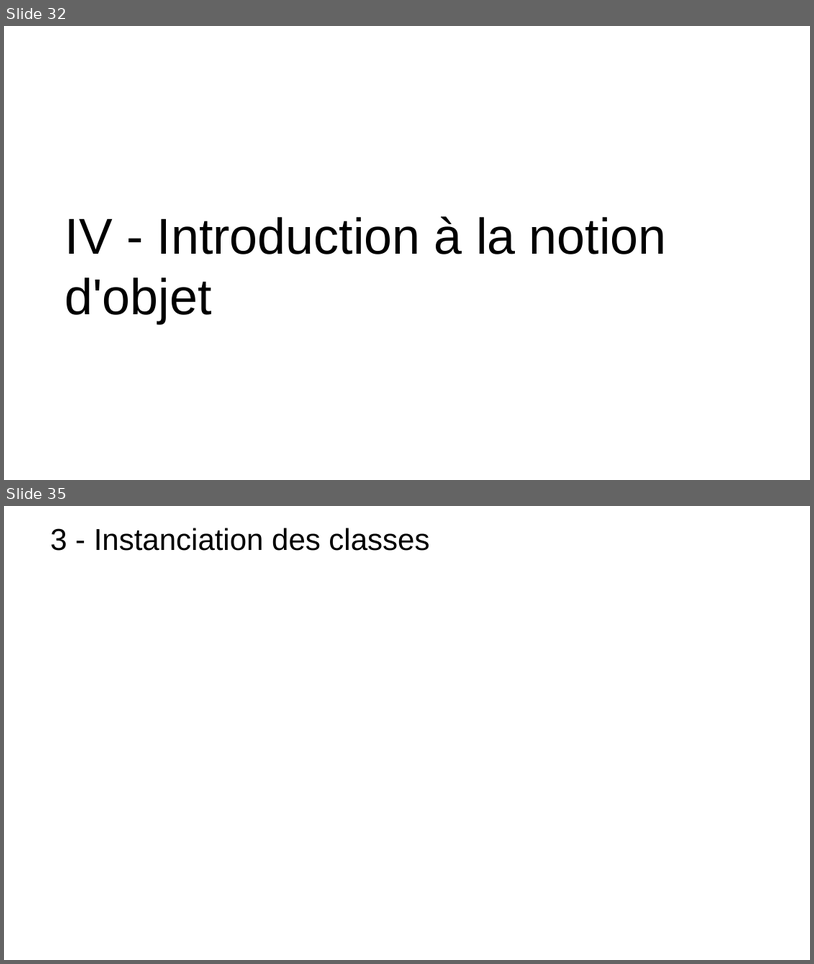
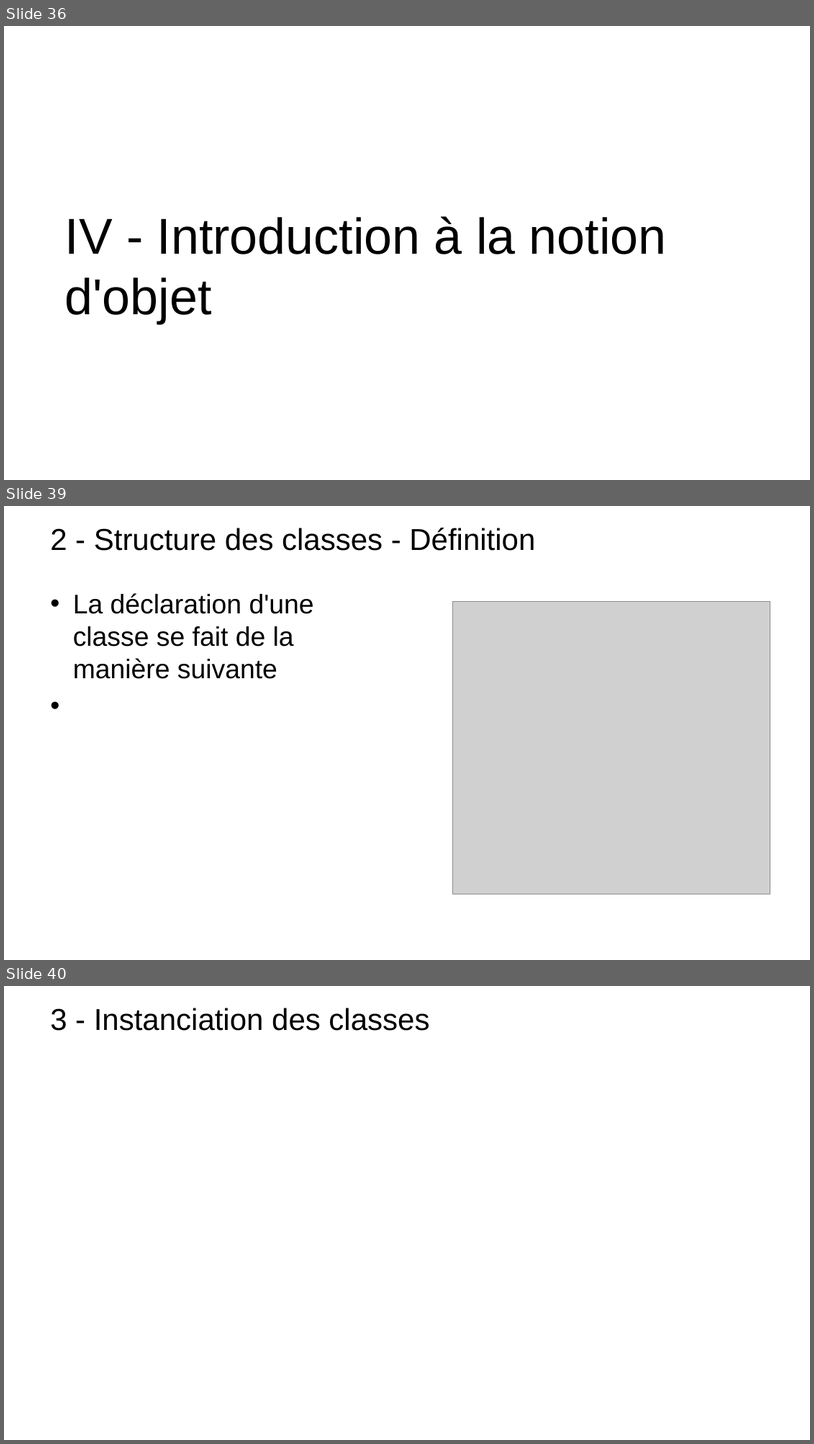
Before and after one commit to t-tortosa/cppCourses, a slide deck: POO.pptx. Shown one above the other, each under a label of ours: slides 32 and 35 before the commit, slides 36, 39 and 40 after it; the slides between them are not shown. The pictures are 814x964 and 814x1444 pixels, drawn with LibreOffice and Linux fonts; fonts in the diff are those of the drawing; grey boxes stand for pictures; background and template pictures are left out. Boxes give left, top, right and bottom in pixels: in the first picture for what was removed or moved away, otherwise in the second. Text is boxed around its words. In the diff, an @@ line names an element or a change of style, - is before the commit and + after.

Commit message:
wip : first definition of class

```diff
--- a/POO.pptx
+++ b/POO.pptx
@@ slide 39 added at (4,506,810,960), background picture (left out) @@
@@ title added at (50,528,535,551), 36 pt, text #000000 @@
+2 - Structure des classes - Définition
@@ text added at (73,593,314,679), 32 pt, text #000000 @@
+• La déclaration d'une classe se fait de la manière suivante
@@ picture added at (453,602,770,894) @@
@@ what was slide 32 is now slide 36 @@
@@ what was slide 35 is now slide 40 @@
```
Also in this commit, not shown: 4 slides changed, 4 other slides added, 5 other files.
